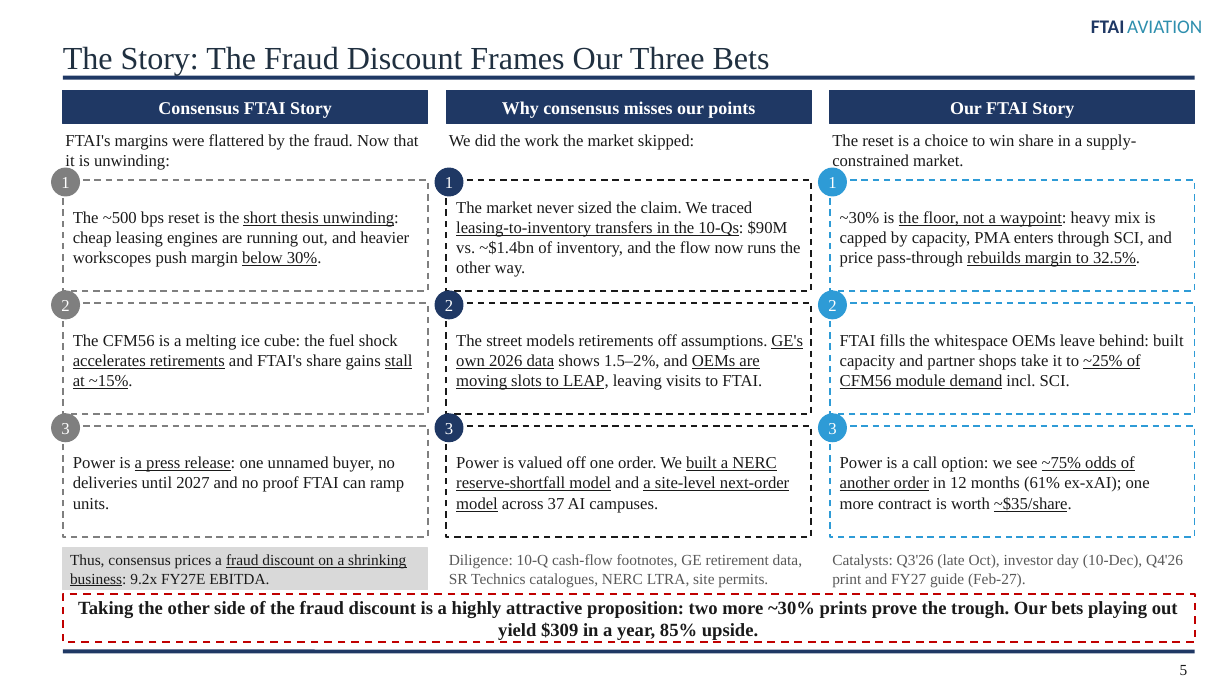
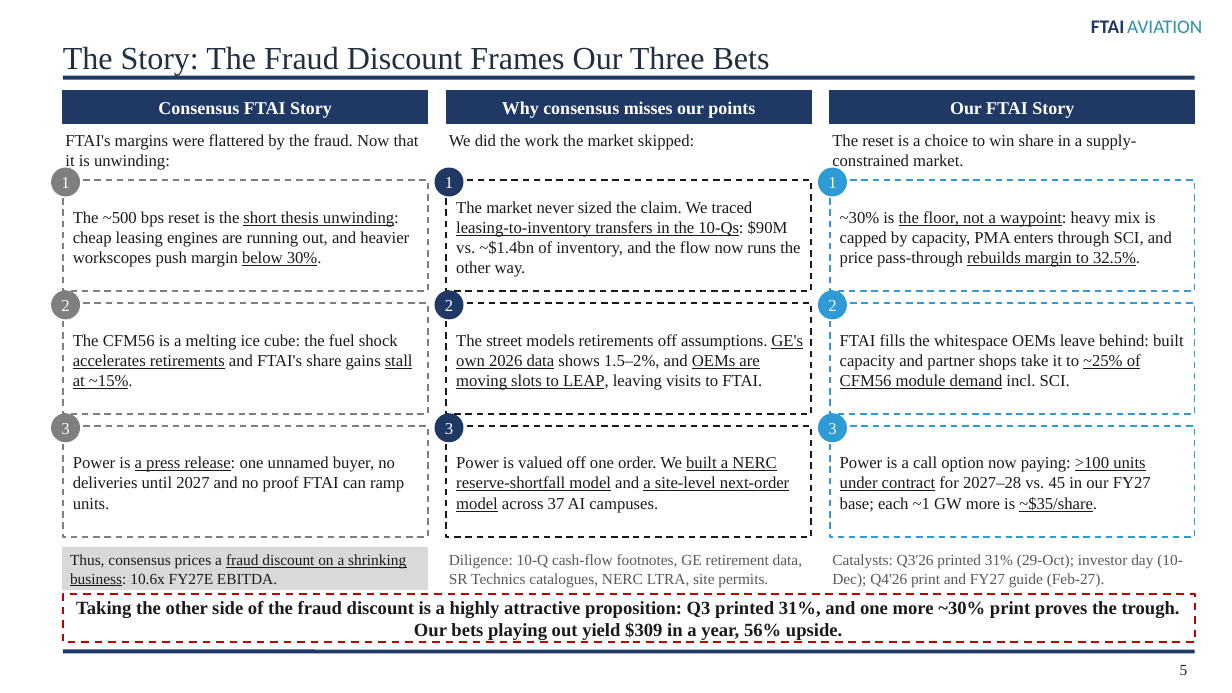
Before and after one commit to maxlsmls-dot/SPOT, a slide deck: slide 5 of ftai_pitch/FTAI_Long_Pitch.pptx. Drawn at 1232x693 pixels with LibreOffice and Linux fonts; fonts in the diff are those of the drawing. Boxes give left, top, right and bottom in pixels: in the first picture for what was removed or moved away, otherwise in the second. Text is boxed around its words. In the diff, an @@ line names an element or a change of style, - is before the commit and + after.

```diff
--- a/ftai_pitch/FTAI_Long_Pitch.pptx
+++ b/ftai_pitch/FTAI_Long_Pitch.pptx
@@ text at bbox=[840, 456, 1151, 512]: text changed @@
-Power is a call option: we see ~75% odds of another order in 12 months (61% ex-xAI); one more contract is worth ~$35/share.
+Power is a call option now paying: >100 units under contract for 2027–28 vs. 45 in our FY27 base; each ~1 GW more is ~$35/share.
@@ text at bbox=[70, 554, 406, 586]: text changed @@
-Thus, consensus prices a fraud discount on a shrinking business: 9.2x FY27E EBITDA.
+Thus, consensus prices a fraud discount on a shrinking business: 10.6x FY27E EBITDA.
@@ text at bbox=[832, 554, 1183, 587]: text changed @@
-Catalysts: Q3'26 (late Oct), investor day (10-Dec), Q4'26 print and FY27 guide (Feb-27).
+Catalysts: Q3'26 printed 31% (29-Oct); investor day (10-Dec); Q4'26 print and FY27 guide (Feb-27).
@@ text at bbox=[76, 601, 1180, 640]: text changed @@
-Taking the other side of the fraud discount is a highly attractive proposition: two more ~30% prints prove the trough. Our bets playing out yield $309 in a year, 85% upside.
+Taking the other side of the fraud discount is a highly attractive proposition: Q3 printed 31%, and one more ~30% print proves the trough. Our bets playing out yield $309 in a year, 56% upside.
```
Also in this commit, not shown: 8 other slides changed, 1 slide removed, 14 other files.
